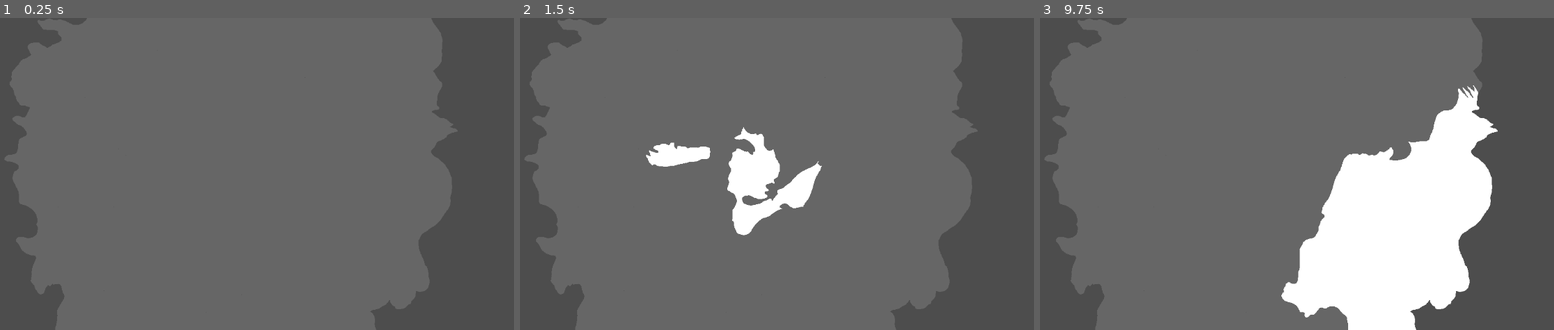
Above: before the commit, frames 1-3 (left to right).
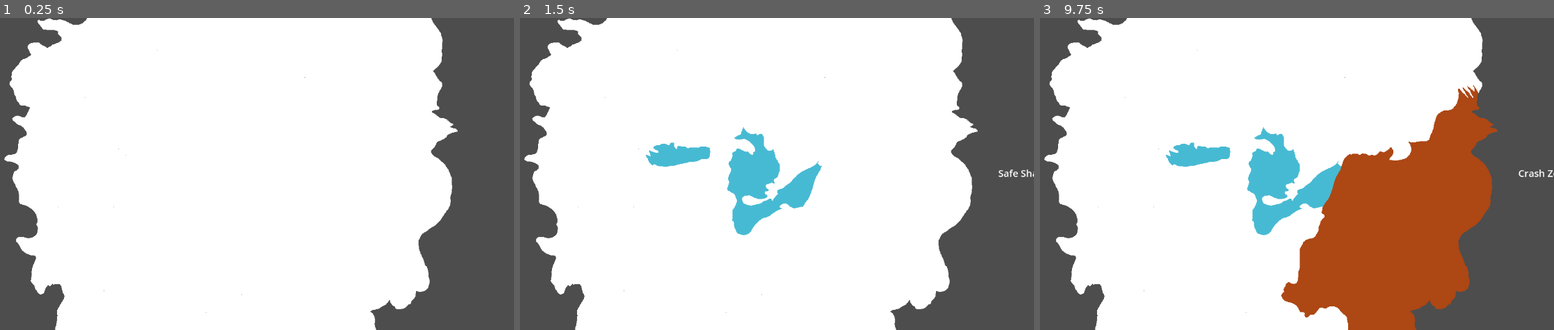
Above: after the commit, the same moments.

Repository: ExtraSoupGames/SubnauticaMap
Game: Godot game, scene res://main.tscn
The game is run twice, just before and just after one commit, with the same random seed, the same clock (stepped at 60 frames per second) and the same inputs.
Inputs (mouse positions are in pixels of both pictures, inside the frame that each line leads up to):
- Up to frame 1 (0.25 s): no input
- Up to frame 2 (1.5 s): tap Enter at 0.5 s; click (756, 174) at 0.67 s; tap Space at 1.25 s; click (756, 174) at 1.42 s
- Up to frame 3 (9.75 s): tap Enter at 2, 3.5 s; click (1276, 174) at 2.17 s; tap Space at 2.75, 4.25 s; click (1276, 174) at 2.92 s; click (1276, 174) at 3.67 s; click (1276, 174) at 4.42 s; click (1276, 174) at 5.17 s; click (1276, 174) at 5.92 s; click (1276, 174) at 6.67 s; click (1276, 174) at 7.42 s; click (1276, 174) at 8.17 s; click (1276, 174) at 8.92 s; move the mouse to (1440, 220) at 9.52 s; click (1440, 220) at 9.67 s

The runs differ from the first frame. In frame 1, 78% of the frame differs, in the area x 0-90%, y 0-100%; in frame 2, 78%, in the area x 0-100%, y 0-100%; in frame 3, 78%.

Commit message:
added biome names as well as a label, biome colours, and the ability to select biomes

Diff:
--- a/subnautica-map/biome_element.gd
+++ b/subnautica-map/Biomes/biome_element.gd
@@ -1,14 +1,18 @@
 class_name BiomeElement extends Area2D
-@export var hovered: Color
-@export var unhovered: Color
+@export var selected: Color
 var is_hovered: bool
 var show: Sprite2D
+var ui_element: Label
+var id: int
+var color: Color
 func _ready():
 	mouse_entered.connect(_on_mouse_entered)
 	mouse_exited.connect(_on_mouse_exited)
 	input_event.connect(_on_input_event)
 
-func populate(biome_map: BitMap, biome_img: Image):
+func populate(biome_map: BitMap, biome_img: Image, element: Label, identification: int):
+	ui_element = element
+	id = identification
 	show = Sprite2D.new()
 	var texture = ImageTexture.create_from_image(biome_img)
 	show.texture = texture
@@ -25,18 +29,33 @@
 			offset_poly.append(p - biome_map.get_size() / 2.0)
 		col.polygon = offset_poly
 		add_child(col)
-	_on_mouse_exited()
+	is_hovered = false
+	if ui_element.hovered_biome == self:
+		ui_element.hovered_biome = null
 
 func _on_mouse_entered():
-	show.modulate = hovered
+	color = ui_element.biome_colours[id]
+
+	show.modulate = color
 	is_hovered = true
+	ui_element.hovered_biome = self
 
 
 func _on_mouse_exited():
-	show.modulate = unhovered
+	if ui_element.selected_biome == self:
+		return
+	color = ui_element.biome_colours[id]
+
+	show.modulate = color
 	is_hovered = false
+	if ui_element.hovered_biome == self:
+		ui_element.hovered_biome = null #TODO remove highlight when a different biome is selected
 
 func _on_input_event(_viewport, event, _shape_idx):
 	if event is InputEventMouseButton:
 		if event.button_index == MOUSE_BUTTON_LEFT and event.pressed:
 			print("Clicked this biome!")
+			ui_element.text = ui_element.biome_data[id]
+			ui_element.selected_biome = self
+			color = ui_element.biome_colours[id] - selected
+			show.modulate = color
--- /dev/null
+++ b/subnautica-map/Biomes/biome_element.tscn
@@ -0,0 +1,7 @@
+[gd_scene load_steps=2 format=3 uid="uid://deg3u1h4u6wxi"]
+
+[ext_resource type="Script" uid="uid://coiks14yscoic" path="res://Biomes/biome_element.gd" id="1_nlvho"]
+
+[node name="BiomeElement" type="Area2D"]
+script = ExtResource("1_nlvho")
+selected = Color(0.12156863, 0.12156863, 0.12156863, 0)
--- a/subnautica-map/biome_map_loader.gd
+++ b/subnautica-map/Biomes/biome_map_loader.gd
@@ -2,7 +2,7 @@
 
 static func load_biomes() -> Array[BiomeInfo]:
 	var biome_colours: Dictionary[Color, BiomeInfo] = {}
-	var biome_map: Image = preload("res://biome-map.png").get_image()
+	var biome_map: Image = preload("res://Biomes/biome-map.png").get_image()
 	var map_width: int = biome_map.get_width()
 	var map_height: int = biome_map.get_height()
 	for x in map_width:
--- a/subnautica-map/biome_element.tscn
+++ /dev/null
@@ -1,8 +0,0 @@
-[gd_scene load_steps=2 format=3 uid="uid://deg3u1h4u6wxi"]
-
-[ext_resource type="Script" uid="uid://coiks14yscoic" path="res://biome_element.gd" id="1_nlvho"]
-
-[node name="BiomeElement" type="Area2D"]
-script = ExtResource("1_nlvho")
-hovered = Color(1, 1, 1, 1)
-unhovered = Color(0.40069774, 0.40069774, 0.40069768, 1)
--- /dev/null
+++ b/subnautica-map/biome_info_display.gd
@@ -0,0 +1,43 @@
+class_name BiomeInfoDisplay extends Label
+var biome_data: Dictionary = {}
+var biome_colours: Dictionary = {}
+var selected_biome: BiomeElement
+var hovered_biome: BiomeElement
+
+func _ready():
+	biome_data[0] = "Dunes"
+	biome_data[1] = "Sea Treader's Path"
+	biome_data[2] = "Grand Reef"
+	biome_data[3] = "Blood Kelp Zone"
+	biome_data[4] = "Mushroom Forest"
+	biome_data[5] = "Sparse Reef"
+	biome_data[6] = "Grassy Plateaus"
+	biome_data[7] = "Creepvine Forest"
+	biome_data[8] = "Safe Shallows"
+	biome_data[9] = "Underwater Islands"
+	biome_data[10] = "Crag Field"
+	biome_data[11] = "Mountains"
+	biome_data[12] = "Crash Zone"
+	biome_data[13] = "Bulb Zone"
+
+	biome_colours[0]  = Color(0.76, 0.70, 0.50) # Dunes - sandy tan
+	biome_colours[1]  = Color(0.55, 0.75, 0.65) # Sea Treader's Path - muted seafoam
+	biome_colours[2]  = Color(0.20, 0.60, 0.80) # Grand Reef - deep blue
+	biome_colours[3]  = Color(0.55, 0.10, 0.15) # Blood Kelp Zone - dark red
+	biome_colours[4]  = Color(0.80, 0.55, 0.20) # Mushroom Forest - warm amber
+	biome_colours[5]  = Color(0.60, 0.80, 0.75) # Sparse Reef - pale teal
+	biome_colours[6]  = Color(0.35, 0.70, 0.40) # Grassy Plateaus - green
+	biome_colours[7]  = Color(0.15, 0.50, 0.45) # Creepvine Forest - dark teal
+	biome_colours[8]  = Color(0.40, 0.85, 0.95) # Safe Shallows - bright cyan
+	biome_colours[9]  = Color(0.30, 0.55, 0.80) # Underwater Islands - steel blue
+	biome_colours[10] = Color(0.65, 0.60, 0.55) # Crag Field - grey brown
+	biome_colours[11] = Color(0.70, 0.70, 0.75) # Mountains - cool grey
+	biome_colours[12] = Color(0.80, 0.40, 0.20) # Crash Zone - burnt orange
+	biome_colours[13] = Color(0.50, 0.20, 0.75) # Bulb Zone - purple
+
+func _process(delta: float):
+	var active_biome = hovered_biome if hovered_biome != null else selected_biome
+	if active_biome == null:
+		text = ""
+		return
+	text = biome_data.get(active_biome.id, "Unknown Biome")
--- a/subnautica-map/debugger.gd
+++ b/subnautica-map/debugger.gd
@@ -1,7 +1,10 @@
 extends Node
+var ui_element: Label
 func _ready():
 	var root = get_tree().get_first_node_in_group("Root")
+	ui_element = root.get_node("Label")
 	var biomes = BiomeLoader.load_biomes()
+	var running_biome_id = 0
 	for biome in biomes:
 		var biome_map: BitMap = biome.biome_present_at
 		var biome_img = biome_map.convert_to_image()
@@ -11,7 +14,8 @@
 			for y in biome_size.y:
 				if biome_img.get_pixel(x,y) == Color.BLACK:
 					biome_img.set_pixel(x,y,Color(0, 0, 0, 0))
-		var biome_scene = preload("res://biome_element.tscn")
+		var biome_scene = preload("res://Biomes/biome_element.tscn")
 		var new_element = biome_scene.instantiate()
-		new_element.populate(biome_map, biome_img)
+		new_element.populate(biome_map, biome_img, ui_element, running_biome_id)
 		root.add_child(new_element)
+		running_biome_id += 1;
--- a/subnautica-map/main.tscn
+++ b/subnautica-map/main.tscn
@@ -1,10 +1,15 @@
-[gd_scene load_steps=3 format=3 uid="uid://dups73l8pmina"]
+[gd_scene load_steps=5 format=3 uid="uid://dups73l8pmina"]
+
+[ext_resource type="Script" uid="uid://ddh0wmtk7b4im" path="res://biome_info_display.gd" id="1_ig7tw"]
 
 [sub_resource type="Gradient" id="Gradient_7dm0k"]
 colors = PackedColorArray(1, 0, 1, 1, 1, 0, 1, 1)
 
 [sub_resource type="GradientTexture2D" id="GradientTexture2D_ig7tw"]
 gradient = SubResource("Gradient_7dm0k")
+
+[sub_resource type="Theme" id="Theme_7dm0k"]
+default_font_size = 20
 
 [node name="Camera2D" type="Camera2D"]
 
@@ -21,3 +26,14 @@
 
 [node name="Sprite2D" type="Sprite2D" parent="Root"]
 texture = SubResource("GradientTexture2D_ig7tw")
+
+[node name="Label" type="Label" parent="Root"]
+z_index = 1
+layout_mode = 0
+offset_left = 502.0
+offset_top = -16.0
+offset_right = 542.0
+offset_bottom = 12.0
+theme = SubResource("Theme_7dm0k")
+text = "test"
+script = ExtResource("1_ig7tw")
Binary file added: subnautica-map/Biomes/biome-map.png
Not shown, changed: subnautica-map/Biomes/biome-map.png.import
Renamed: subnautica-map/biome_element.gd.uid -> subnautica-map/Biomes/biome_element.gd.uid
Renamed: subnautica-map/biome_info.gd -> subnautica-map/Biomes/biome_info.gd
Renamed: subnautica-map/biome_info.gd.uid -> subnautica-map/Biomes/biome_info.gd.uid
Renamed: subnautica-map/biome_map_loader.gd.uid -> subnautica-map/Biomes/biome_map_loader.gd.uid
Binary file removed: subnautica-map/biome-map.png
Not shown, added: subnautica-map/biome_info_display.gd.uid
